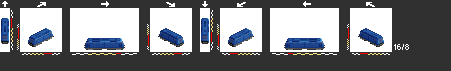
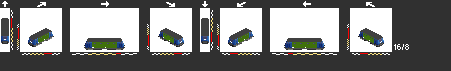
Comparing the layer stacks of the two (451, 71) images. Changes:
showed "dsb1", painted on it over [1, 18, 383, 48]
painted on "me" over [2, 41, 383, 45]
